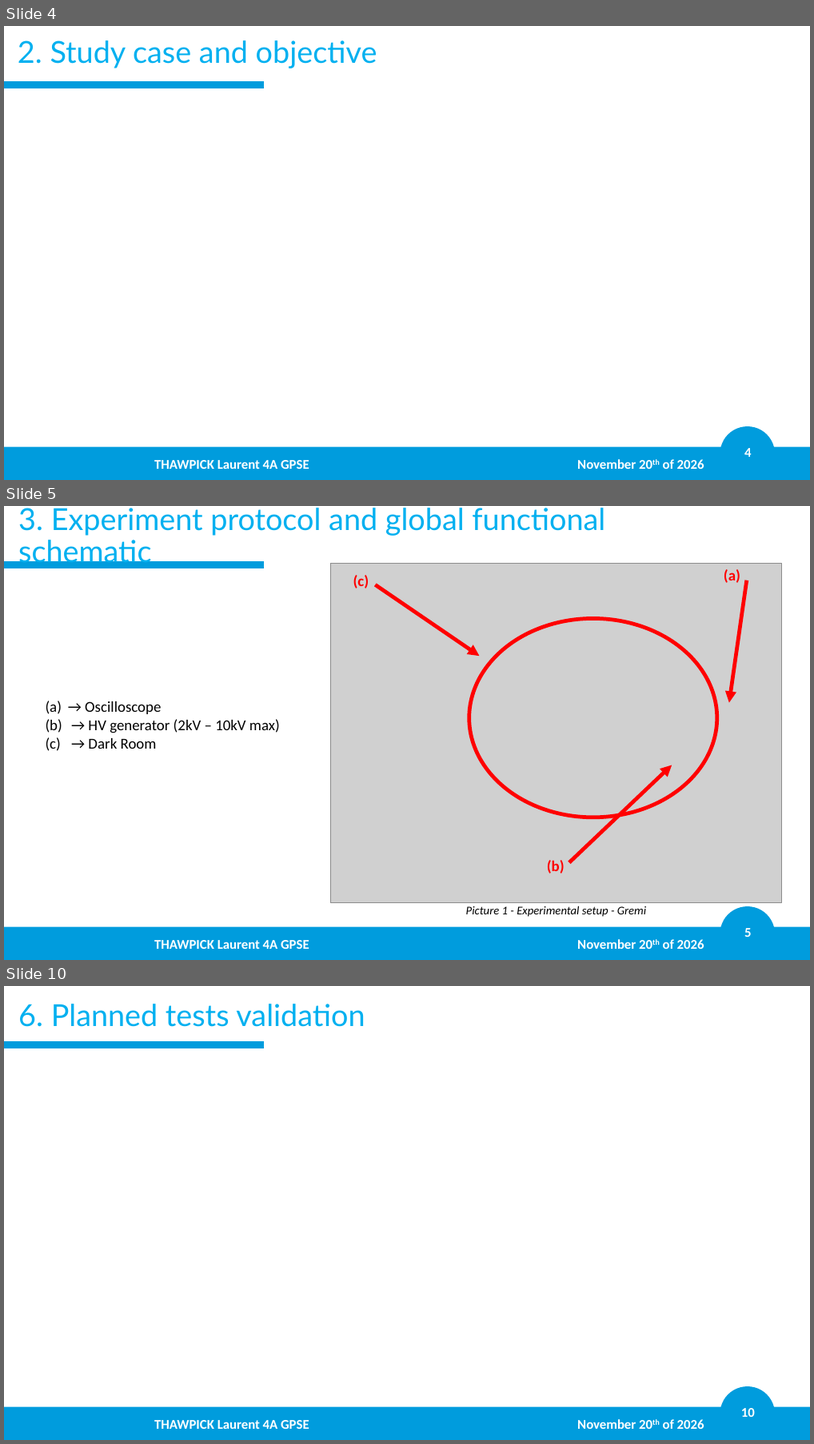
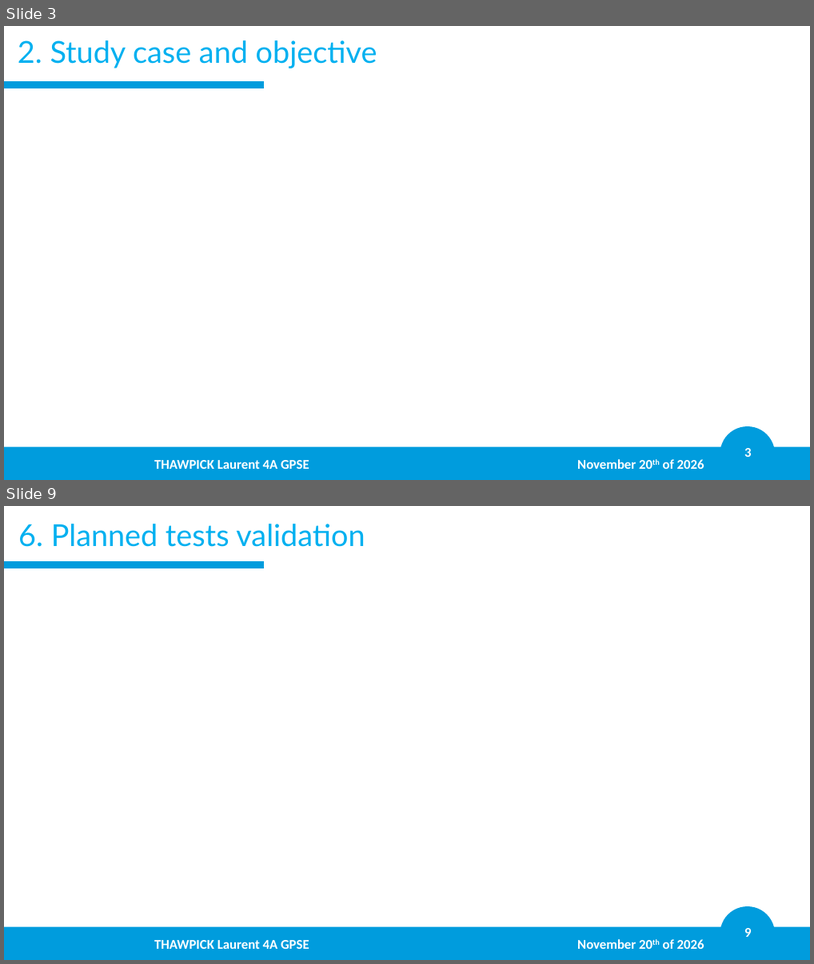
Before and after one commit to LaurentThaw/plasma-tubing, a slide deck: PDR for 20.11.26/PDR.pptx. Shown one above the other, each under a label of ours: slides 4, 5 and 10 before the commit, slides 3 and 9 after it; the slides between them are not shown. The pictures are 814x1444 and 814x964 pixels, drawn with LibreOffice and Linux fonts; fonts in the diff are those of the drawing; grey boxes stand for pictures; background and template pictures are left out. Boxes give left, top, right and bottom in pixels: in the first picture for what was removed or moved away, otherwise in the second. Text is boxed around its words. In the diff, an @@ line names an element or a change of style, - is before the commit and + after.

```diff
--- a/PDR for 20.11.26/PDR.pptx
+++ b/PDR for 20.11.26/PDR.pptx
@@ slide 5 removed at [4,506,810,960], background #FFFFFF; not listed: 4 template elements that a slide beside it also shows @@
@@ title removed at [18,508,606,568] @@
-3. Experiment protocol and global functional schematic
@@ picture removed at [330,564,782,902] @@
@@ text removed at [354,575,370,588] @@
-(c)
@@ text removed at [724,569,741,583] @@
-(a)
@@ arrow removed from (375, 584) to (479, 656) @@
@@ arrow removed from (747, 580) to (730, 703) @@
@@ ellipse removed at [470,619,718,817] @@
@@ text removed at [85,701,280,748] @@
-(a) → Oscilloscope
-(b) → HV generator (2kV – 10kV max)
-(c) → Dark Room
@@ arrow removed from (570, 862) to (673, 765) @@
@@ text removed at [547,860,565,873] @@
-(b)
@@ text removed at [466,905,646,916] @@
-Picture 1 - Experimental setup - Gremi
@@ text removed at [154,939,705,948] @@
-THAWPICK Laurent 4A GPSE November 20th of 2026
@@ what was slide 4 is now slide 3 @@
@@ page number at [745,448,751,456]: text changed @@
-4
+3
@@ what was slide 10 is now slide 9 @@
@@ page number at [745,928,751,936]: text changed @@
-10
+9
```
Also in this commit, not shown: 8 slides changed, 4 slides added, 2 other slides removed, 3 other files.
